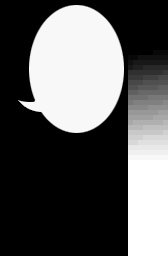
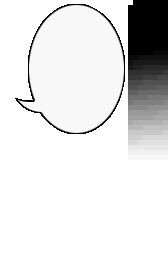
Before/after of a (168, 256) layered artwork. What changed in the layer stack:
painted on "Layer 0" over 0, 0, 133, 256
